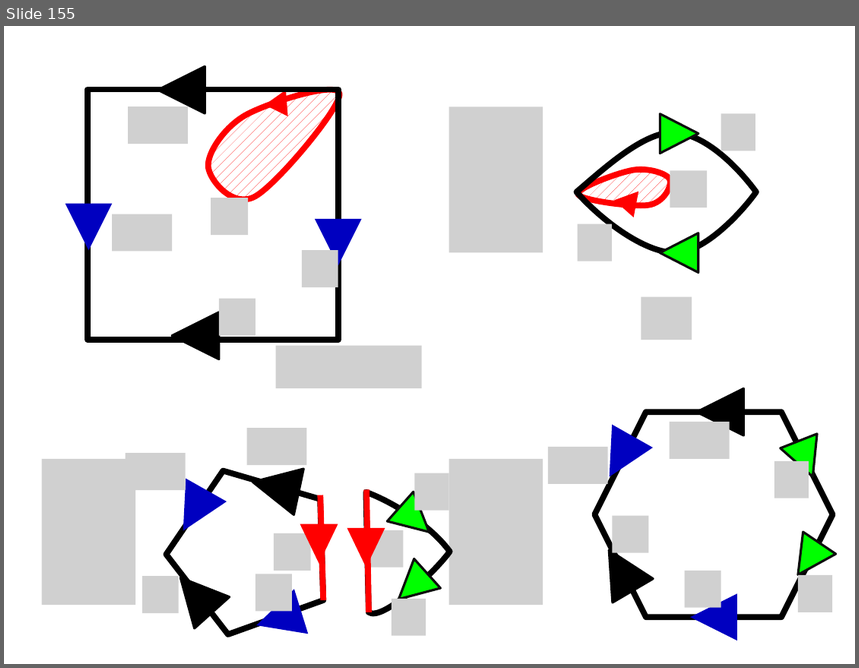
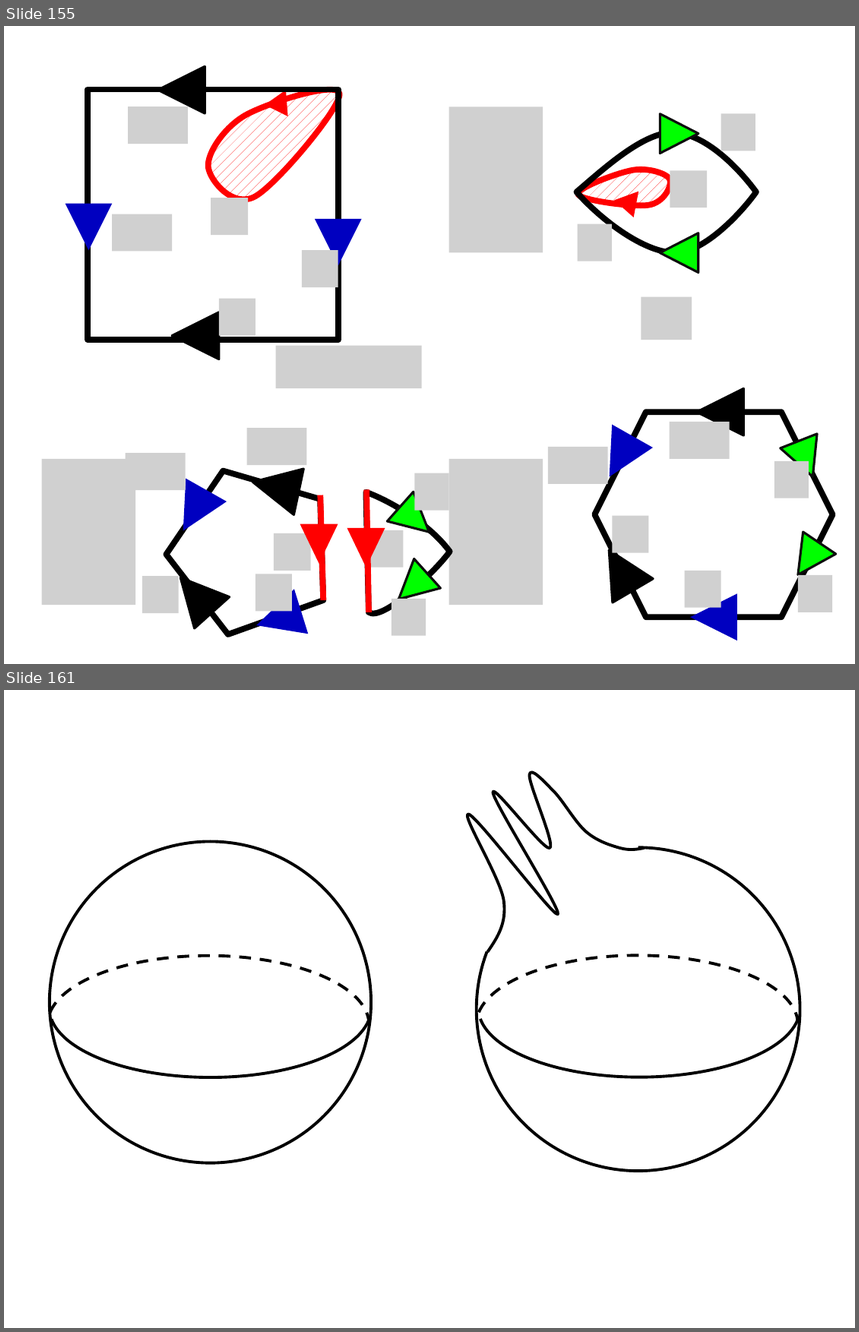
Before and after one commit to lutteropp/GeoTopo, a slide deck: images/Bilder.pptx. Shown one above the other, each under a label of ours: slide 155 before the commit, slides 155 and 161 after it; the slides between them are not shown. The pictures are 859x668 and 859x1332 pixels, drawn with LibreOffice and Linux fonts; fonts in the diff are those of the drawing; grey boxes stand for pictures. Boxes give left, top, right and bottom in pixels: in the first picture for what was removed or moved away, otherwise in the second. Text is boxed around its words. In the diff, an @@ line names an element or a change of style, - is before the commit and + after.

```diff
--- a/images/Bilder.pptx
+++ b/images/Bilder.pptx
@@ slide 161 added at (x1=4, y1=690, x2=855, y2=1328), background #FFFFFF @@
@@ freeform shape added at (x1=468, y1=773, x2=645, y2=952), outline #000000 2.5 pt @@
@@ ellipse added at (x1=49, y1=841, x2=371, y2=1163), outline #000000 2.5 pt @@
@@ arc (boxed as its full ellipse) added at (x1=477, y1=847, x2=800, y2=1171), outline #000000 2.5 pt @@
@@ arc (boxed as its full ellipse) added at (x1=49, y1=939, x2=371, y2=1078), outline #000000 2.5 pt @@
@@ arc (boxed as its full ellipse) added at (x1=478, y1=939, x2=800, y2=1078), outline #000000 2.5 pt @@
@@ arc (boxed as its full ellipse) added at (x1=47, y1=955, x2=369, y2=1094), outline #000000 2.5 pt dashed @@
@@ arc (boxed as its full ellipse) added at (x1=477, y1=955, x2=798, y2=1094), outline #000000 2.5 pt dashed @@
```
Also in this commit, not shown: 3 slides changed, 4 other slides added, 1 slide removed, 11 other files.
